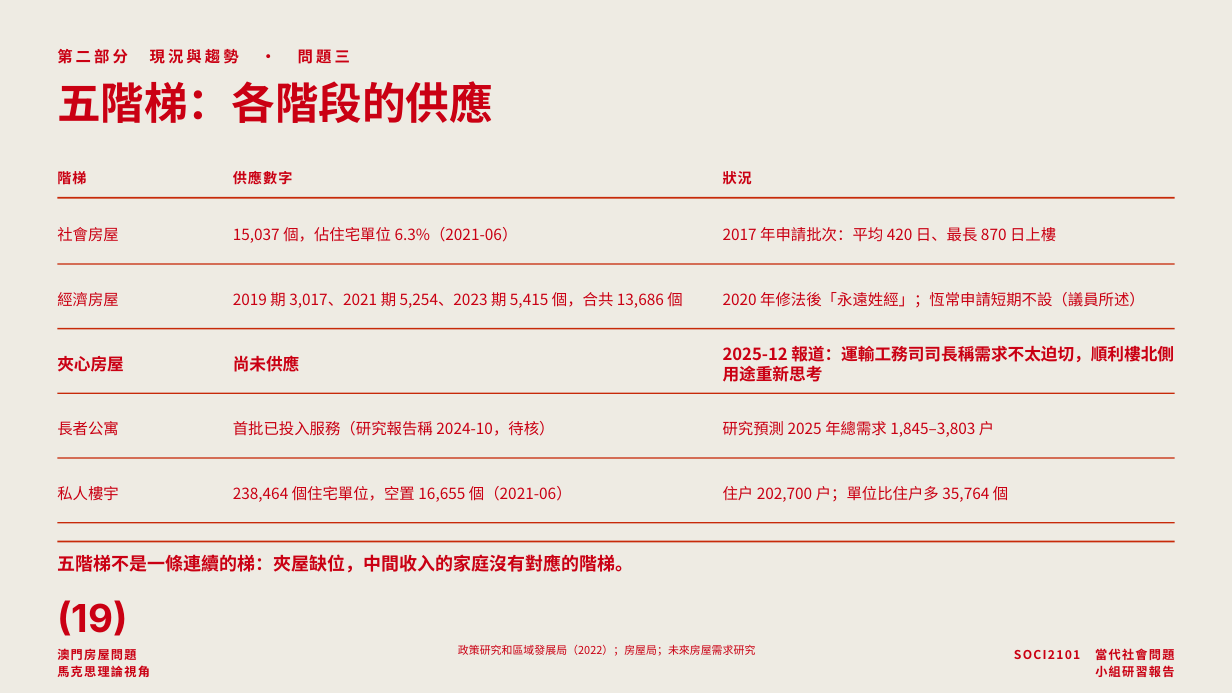
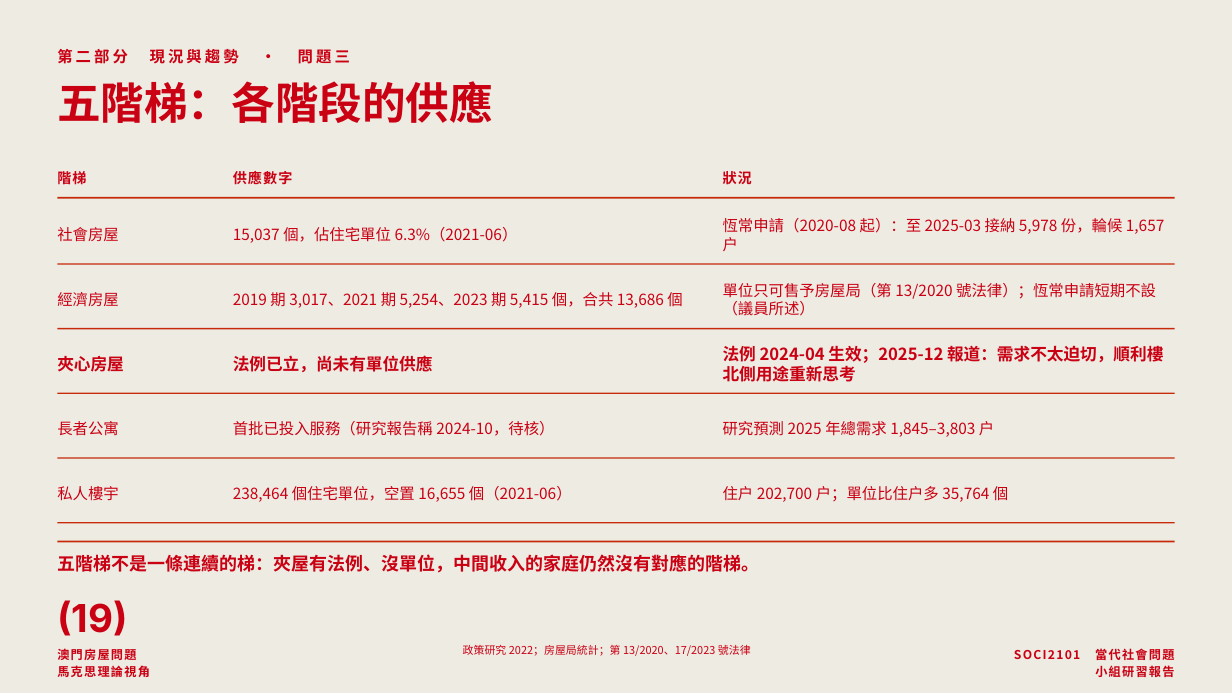
Before and after one commit to lammkiii/-, a slide deck: slide 19 of macau-housing-report/澳門房屋問題-小組研習報告.pptx. Drawn at 1232x693 pixels with LibreOffice and Linux fonts; fonts in the diff are those of the drawing. Boxes give left, top, right and bottom in pixels: in the first picture for what was removed or moved away, otherwise in the second. Text is boxed around its words. In the diff, an @@ line names an element or a change of style, - is before the commit and + after.

```diff
--- a/macau-housing-report/澳門房屋問題-小組研習報告.pptx
+++ b/macau-housing-report/澳門房屋問題-小組研習報告.pptx
@@ text at bbox=[723, 218, 1164, 251]: text changed @@
-2017 年申請批次：平均 420 日、最長 870 日上樓
+恆常申請（2020-08 起）：至 2025-03 接納 5,978 份，輪候 1,657 戶
@@ text at bbox=[723, 283, 1156, 316]: text changed @@
-2020 年修法後「永遠姓經」；恆常申請短期不設（議員所述）
+單位只可售予房屋局（第 13/2020 號法律）；恆常申請短期不設（議員所述）
@@ text at bbox=[233, 355, 433, 372]: text changed @@
-尚未供應
+法例已立，尚未有單位供應
@@ text at bbox=[723, 345, 1163, 382]: text changed @@
-2025-12 報道：運輸工務司司長稱需求不太迫切，順利樓北側用途重新思考
+法例 2024-04 生效；2025-12 報道：需求不太迫切，順利樓北側用途重新思考
@@ text at bbox=[57, 554, 759, 573]: text changed @@
-五階梯不是一條連續的梯：夾屋缺位，中間收入的家庭沒有對應的階梯。
+五階梯不是一條連續的梯：夾屋有法例、沒單位，中間收入的家庭仍然沒有對應的階梯。
@@ text at bbox=[463, 645, 751, 656]: text changed @@
-政策研究和區域發展局（2022）；房屋局；未來房屋需求研究
+政策研究 2022；房屋局統計；第 13/2020、17/2023 號法律
```
Also in this commit, not shown: 17 other slides changed, 5 slides added, 2 slides removed, 3 other files.
